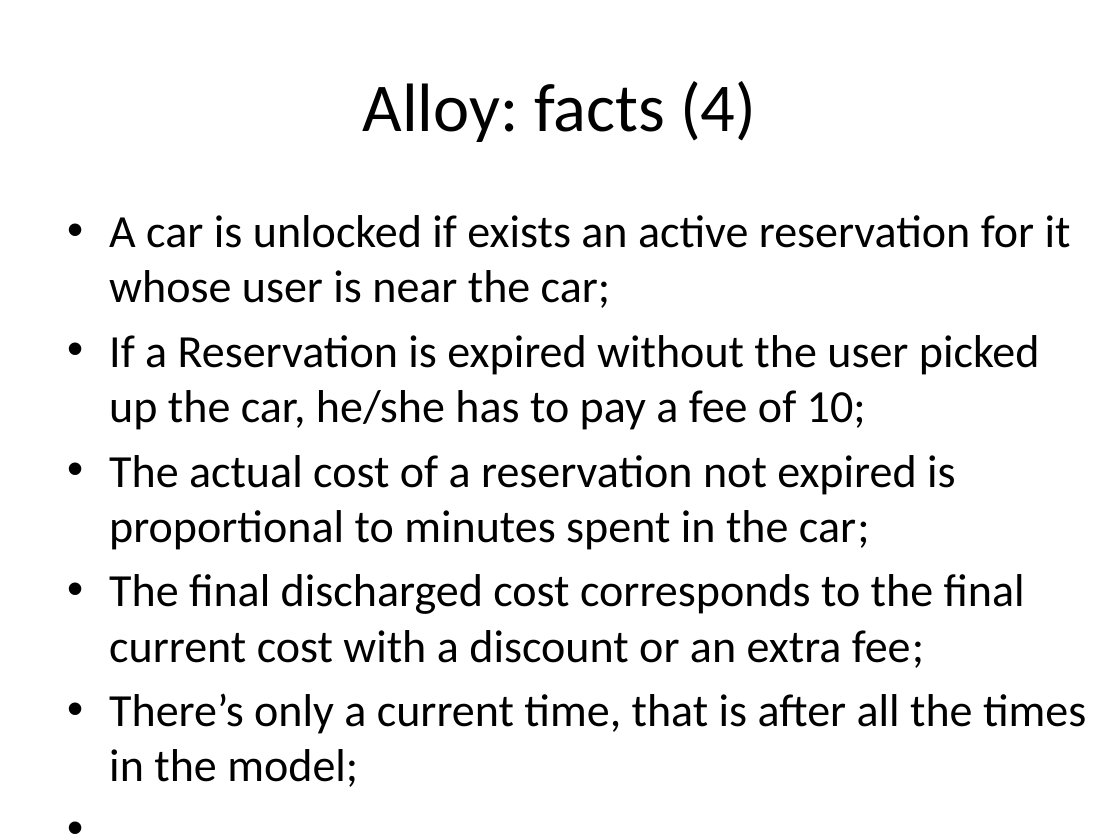
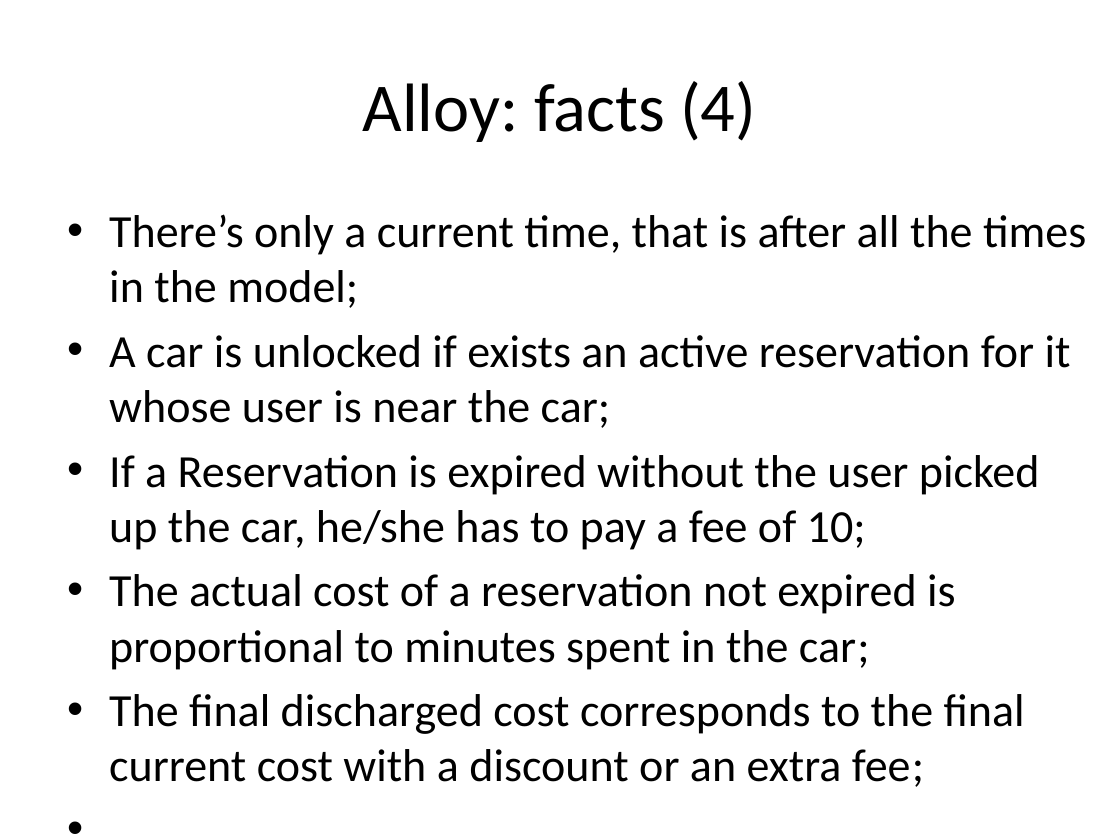
Before and after one commit to cattaneo-riccardo/PowerEnjoy, a slide deck: slide 30 of RASD/presentation/RASD_presentation.pptx. Drawn at 1120x840 pixels with LibreOffice and Linux fonts; fonts in the diff are those of the drawing. Boxes give left, top, right and bottom in pixels: in the first picture for what was removed or moved away, otherwise in the second. Text is boxed around its words. In the diff, an @@ line names an element or a change of style, - is before the commit and + after.

```diff
--- a/RASD/presentation/RASD_presentation.pptx
+++ b/RASD/presentation/RASD_presentation.pptx
@@ text at (109, 214, 1086, 308): paragraph added @@
+• There’s only a current time, that is after all the times in the model;
@@ text at (109, 693, 1086, 787): paragraph removed @@
-• There’s only a current time, that is after all the times in the model;
```
Also in this commit, not shown: 8 other slides changed, 1 other file.
